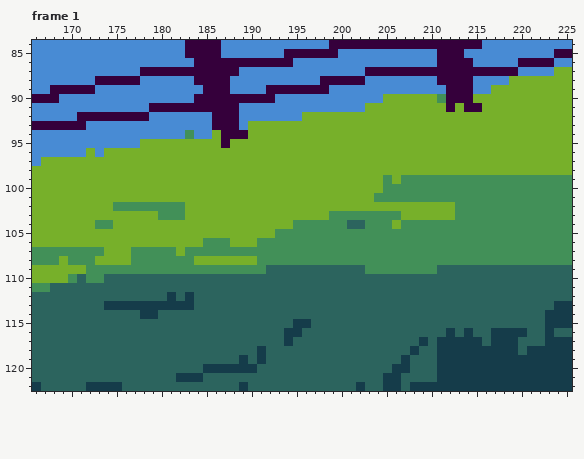
File history of a pixel-art file, src/game/assets/images/rooms/outsideOffice/outsideOffice.aseprite. The picture above was drawn from the file before the commit.
768x198 pixels, 12 frames. Colours within 5 levels of each other are drawn and written as one. Shown: frame 1: x 166..225, y 84..122. The commit also changed other frames or places, which this record leaves out.
New version:
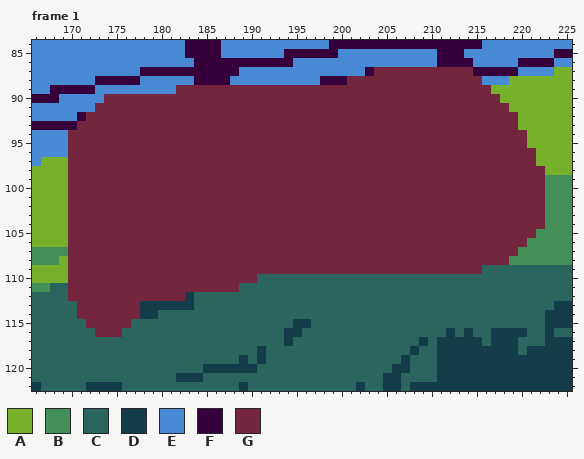
Palette (. is transparent): A #77b02a  B #429058  C #2c645e  D #153c4a  E #488bd4  F #35003b  G #73263d
Edits made:
layer "Layer 4" added
--- frame 1, layer "Layer 4"
@@ x 166..225 @@
  86 EEEEEEEEEEEEEEEEEEFFFFFFFFFFFEEEEEEEEEEEEEEEEFFFFEEEEEFFFFEE
- 87 EEEEEEEEEEEEFFFFFFFFFFFEEEEEEEEEEEEEEFFFFFFFFFFFFFFFFFEEEEAA
- 88 EEEEEEEFFFFFEEEEEEFFFFEEEEEEEEEEFFFFFEEEEEEEEFFFFEEEEAAAAAAA
- 89 EEFFFFFEEEEEEEEEEEEFFFEEEEFFFFFFFEEEEEEEEEEEEEFFFEEAAAAAAAAA
- 90 FFFEEEEEEEEEEEEEEEFFFFFFFFFEEEEEEEEEEEEAAAAAABFFFAAAAAAAAAAA
- 91 EEEEEEEEEEEEEFFFFFFFFFFEEEEEEEEEEEEEEAAAAAAAAAFAFFAAAAAAAAAA
- 92 EEEEEFFFFFFFFEEEEEEEFFFEEEEEEEAAAAAAAAAAAAAAAAAAAAAAAAAAAAAA
- 93 FFFFFFEEEEEEEEEEEEEEFFFEAAAAAAAAAAAAAAAAAAAAAAAAAAAAAAAAAAAA
- 94 EEEEEEEEEEEEEEEEEBEEAFFFAAAAAAAAAAAAAAAAAAAAAAAAAAAAAAAAAAAA
- 95 EEEEEEEEEEEEAAAAAAAAAFAAAAAAAAAAAAAAAAAAAAAAAAAAAAAAAAAAAAAA
- 96 EEEEEEAEAAAAAAAAAAAAAAAAAAAAAAAAAAAAAAAAAAAAAAAAAAAAAAAAAAAA
- 97 EAAAAAAAAAAAAAAAAAAAAAAAAAAAAAAAAAAAAAAAAAAAAAAAAAAAAAAAAAAA
- 98 AAAAAAAAAAAAAAAAAAAAAAAAAAAAAAAAAAAAAAAAAAAAAAAAAAAAAAAAAAAA
- 99 AAAAAAAAAAAAAAAAAAAAAAAAAAAAAAAAAAAAAAABABBBBBBBBBBBBBBBBBBB
-100 AAAAAAAAAAAAAAAAAAAAAAAAAAAAAAAAAAAAAAABBBBBBBBBBBBBBBBBBBBB
-101 AAAAAAAAAAAAAAAAAAAAAAAAAAAAAAAAAAAAAABBBBBBBBBBBBBBBBBBBBBB
-102 AAAAAAAAABBBBBBBBAAAAAAAAAAAAAAAAAAAAAAAAAAAAAABBBBBBBBBBBBB
-103 AAAAAAAAAAAAAABBBAAAAAAAAAAAAAAAABBBBBBBBAAAAAABBBBBBBBBBBBB
-104 AAAAAAABBAAAAAAAAAAAAAAAAAAAABBBBBBCCBBBABBBBBBBBBBBBBBBBBBB
-105 AAAAAAAAAAAAAAAAAAAAAAAAAAABBBBBBBBBBBBBBBBBBBBBBBBBBBBBBBBB
-106 AAAAAAAAAAAAAAAAAAABBBAAABBBBBBBBBBBBBBBBBBBBBBBBBBBBBBBBBBB
-107 BBBBBBBBAAABBBBBABBBBBBBBBBBBBBBBBBBBBBBBBBBBBBBBBBBBBBBBBBB
-108 BBBABBBAAAABBBBBBBAAAAAAABBBBBBBBBBBBBBBBBBBBBBBBBBBBBBBBBBB
-109 AAAAAABBBBBBBBBBBBBBBBBBBBCCCCCCCCCCCBBBBBBBBCCCCCCCCCCCCCCC
-110 AAAABCBBCCCCCCCCCCCCCCCCCCCCCCCCCCCCCCCCCCCCCCCCCCCCCCCCCCCC
-111 BBCCCCCCCCCCCCCCCCCCCCCCCCCCCCCCCCCCCCCCCCCCCCCCCCCCCCCCCCCC
-112 CCCCCCCCCCCCCCCDCDCCCCCCCCCCCCCCCCCCCCCCCCCCCCCCCCCCCCCCCCCC
-113 CCCCCCCCDDDDDDDDDDCCCCCCCCCCCCCCCCCCCCCCCCCCCCCCCCCCCCCCCCDD
-114 CCCCCCCCCCCCDDCCCCCCCCCCCCCCCCCCCCCCCCCCCCCCCCCCCCCCCCCCCDDD
-115 CCCCCCCCCCCCCCCCCCCCCCCCCCCCCDDCCCCCCCCCCCCCCCCCCCCCCCCCCDDD
-116 CCCCCCCCCCCCCCCCCCCCCCCCCCCCDDCCCCCCCCCCCCCCCCDCDCCDDDDCCDCC
+ 87 EEEEEEEEEEEEFFFFFFFFFFFEEEEEEEEEEEEEEFGGGGGGGGGGGFFFFFEEEEAA
+ 88 EEEEEEEFFFFFEEEEEEFFFFEEEEEEEEEEFFFGGGGGGGGGGGGGGGEEEAAAAAAA
+ 89 EEFFFFFEEEEEEEEEGGGGGGGGGGGGGGGGGGGGGGGGGGGGGGGGGGGAAAAAAAAA
+ 90 FFFEEEEEGGGGGGGGGGGGGGGGGGGGGGGGGGGGGGGGGGGGGGGGGGGGAAAAAAAA
+ 91 EEEEEEEGGGGGGGGGGGGGGGGGGGGGGGGGGGGGGGGGGGGGGGGGGGGGGAAAAAAA
+ 92 EEEEEFGGGGGGGGGGGGGGGGGGGGGGGGGGGGGGGGGGGGGGGGGGGGGGGGAAAAAA
+ 93 FFFFFGGGGGGGGGGGGGGGGGGGGGGGGGGGGGGGGGGGGGGGGGGGGGGGGGAAAAAA
+ 94 EEEEGGGGGGGGGGGGGGGGGGGGGGGGGGGGGGGGGGGGGGGGGGGGGGGGGGGAAAAA
+ 95 EEEEGGGGGGGGGGGGGGGGGGGGGGGGGGGGGGGGGGGGGGGGGGGGGGGGGGGAAAAA
+ 96 EEEEGGGGGGGGGGGGGGGGGGGGGGGGGGGGGGGGGGGGGGGGGGGGGGGGGGGGAAAA
+ 97 EAAAGGGGGGGGGGGGGGGGGGGGGGGGGGGGGGGGGGGGGGGGGGGGGGGGGGGGAAAA
+ 98 AAAAGGGGGGGGGGGGGGGGGGGGGGGGGGGGGGGGGGGGGGGGGGGGGGGGGGGGGAAA
+ 99 AAAAGGGGGGGGGGGGGGGGGGGGGGGGGGGGGGGGGGGGGGGGGGGGGGGGGGGGGBBB
+100 AAAAGGGGGGGGGGGGGGGGGGGGGGGGGGGGGGGGGGGGGGGGGGGGGGGGGGGGGBBB
+101 AAAAGGGGGGGGGGGGGGGGGGGGGGGGGGGGGGGGGGGGGGGGGGGGGGGGGGGGGBBB
+102 AAAAGGGGGGGGGGGGGGGGGGGGGGGGGGGGGGGGGGGGGGGGGGGGGGGGGGGGGBBB
+103 AAAAGGGGGGGGGGGGGGGGGGGGGGGGGGGGGGGGGGGGGGGGGGGGGGGGGGGGGBBB
+104 AAAAGGGGGGGGGGGGGGGGGGGGGGGGGGGGGGGGGGGGGGGGGGGGGGGGGGGGGBBB
+105 AAAAGGGGGGGGGGGGGGGGGGGGGGGGGGGGGGGGGGGGGGGGGGGGGGGGGGGGBBBB
+106 AAAAGGGGGGGGGGGGGGGGGGGGGGGGGGGGGGGGGGGGGGGGGGGGGGGGGGGBBBBB
+107 BBBBGGGGGGGGGGGGGGGGGGGGGGGGGGGGGGGGGGGGGGGGGGGGGGGGGGBBBBBB
+108 BBBAGGGGGGGGGGGGGGGGGGGGGGGGGGGGGGGGGGGGGGGGGGGGGGGGGBBBBBBB
+109 AAAAGGGGGGGGGGGGGGGGGGGGGGGGGGGGGGGGGGGGGGGGGGGGGGCCCCCCCCCC
+110 AAAAGGGGGGGGGGGGGGGGGGGGGCCCCCCCCCCCCCCCCCCCCCCCCCCCCCCCCCCC
+111 BBCCGGGGGGGGGGGGGGGGGGGCCCCCCCCCCCCCCCCCCCCCCCCCCCCCCCCCCCCC
+112 CCCCGGGGGGGGGGGGGDCCCCCCCCCCCCCCCCCCCCCCCCCCCCCCCCCCCCCCCCCC
+113 CCCCCGGGGGGGDDDDDDCCCCCCCCCCCCCCCCCCCCCCCCCCCCCCCCCCCCCCCCDD
+114 CCCCCGGGGGGGDDCCCCCCCCCCCCCCCCCCCCCCCCCCCCCCCCCCCCCCCCCCCDDD
+115 CCCCCCGGGGGCCCCCCCCCCCCCCCCCCDDCCCCCCCCCCCCCCCCCCCCCCCCCCDDD
+116 CCCCCCCGGGCCCCCCCCCCCCCCCCCCDDCCCCCCCCCCCCCCCCDCDCCDDDDCCDCC
 117 CCCCCCCCCCCCCCCCCCCCCCCCCCCCDCCCCCCCCCCCCCCDCDDDDDCDDDCCCDDD
